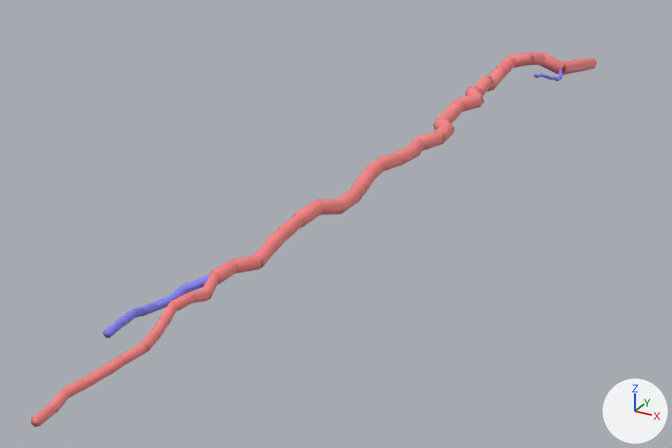
Renders of the glTF model public/data/plots/sample/media/qsm/242.glb from each side of a commit.
Before and after are seen from a 50 mm camera at (4.98, -6.22, -6.15) aimed at (3.54, -3.61, -7.46). Lighting does not change. The marker at lower right points along +X, +Y and +Z. The first picture is the older version. Vertices at exactly the same position are counted once.
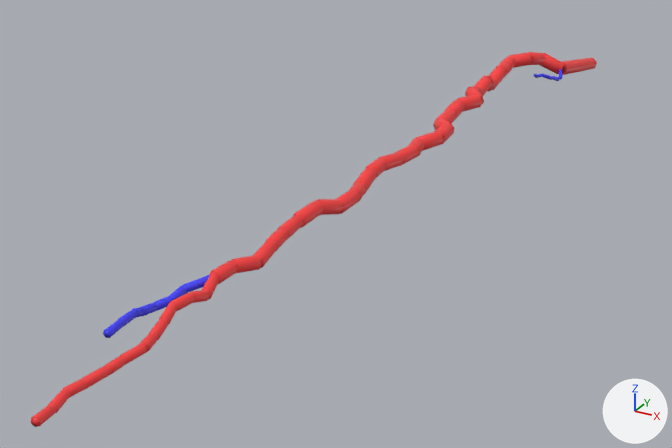
Boxes (x1, y1, x2, y2) around the edits, measured in the pictures (672 x 448 px):
part 1 of me_mesh_0, recoloured: (31, 52, 597, 427) in both
part 2 of me_mesh_0, recoloured: (103, 70, 562, 338) in both

Patch to the scene script:
```diff
--- a/public/data/plots/sample/media/qsm/242.glb.py
+++ b/public/data/plots/sample/media/qsm/242.glb.py
@@ me_mesh_0 @@
 me_mesh_0.from_pydata(...)  # 755 vertices, 1392 faces; spans x 3.62..3.9, y -5.22..-1.53, z -7.33..-7.14
 # used by ob_mesh_0; location = (0.0, 0.0, 0.0)
+# me_mesh_0 part 1: 1032 faces centred in x 3.63..3.89, y -5.22..-1.54, z -7.31..-7.15 are repainted in the vertex colours; the middle colour goes from pink #ff8888 to red #ff3f3f
+# me_mesh_0 part 2: 360 faces centred in x 3.66..3.87, y -4.9..-1.96, z -7.26..-7.18 are repainted in the vertex colours; the middle colour goes from blue #8888ff to blue #3f3fff
 me_mesh_0.materials.append(mat_defaultmaterial)
```
